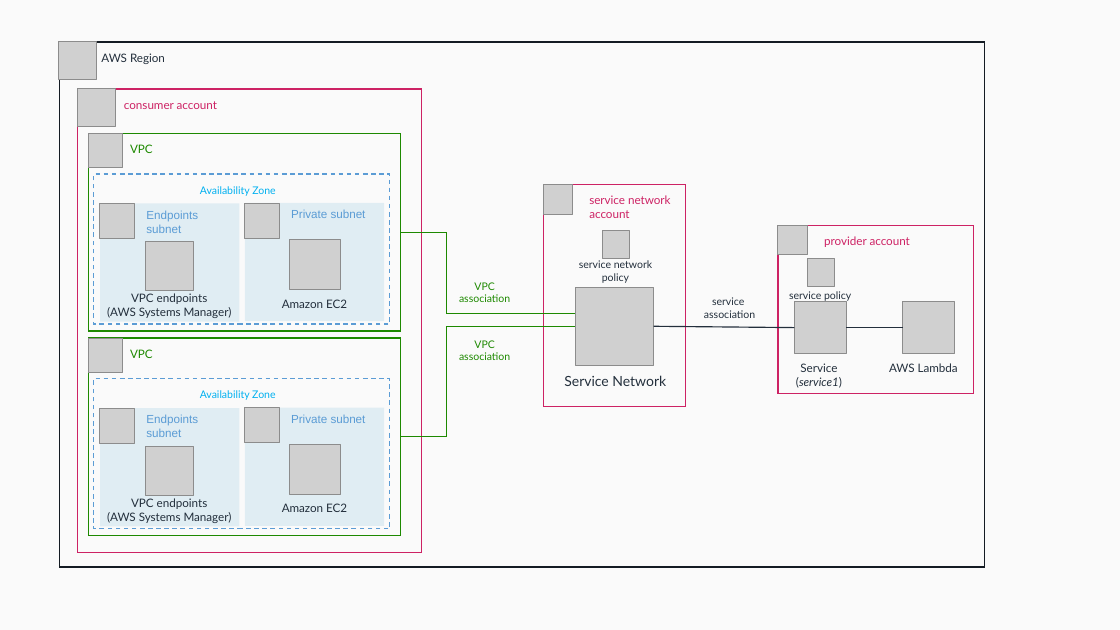
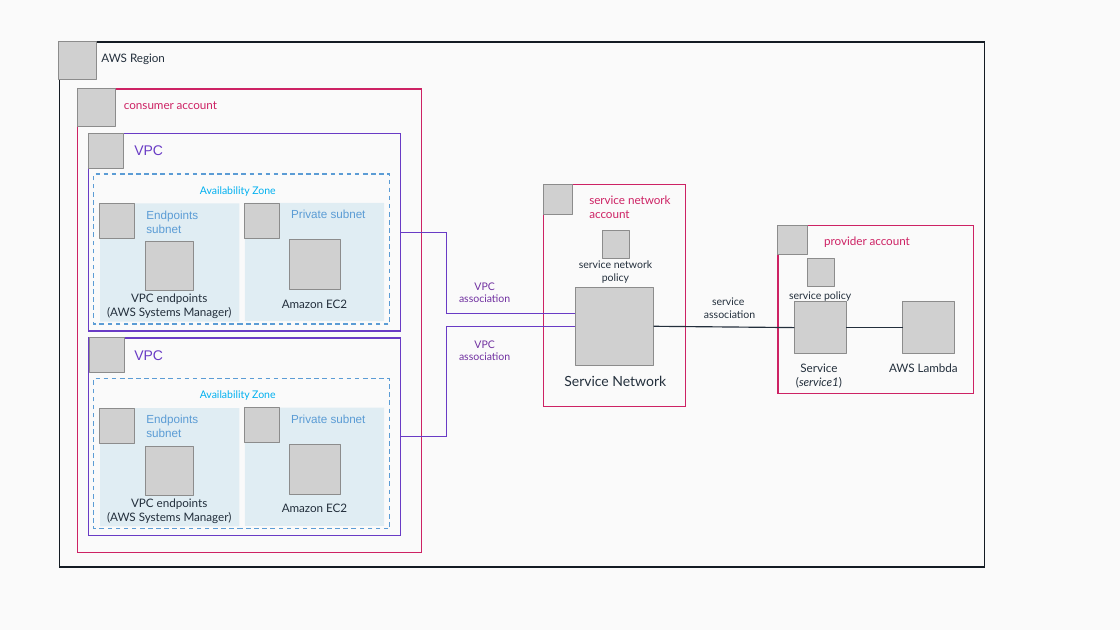
Before and after one commit to aws-samples/multi-account-architectures-amazon-vpc-lattice, a slide deck: slide 1 of images/architectures.pptx. Drawn at 1120x630 pixels with LibreOffice and Linux fonts; fonts in the diff are those of the drawing; grey boxes stand for pictures. Boxes give left, top, right and bottom in pixels: in the first picture for what was removed or moved away, otherwise in the second. Text is boxed around its words. In the diff, an @@ line names an element or a change of style, - is before the commit and + after.

```diff
--- a/images/architectures.pptx
+++ b/images/architectures.pptx
@@ rectangle "VPC" at [88,134,401,331]: size 10 to 12 pt, font Lato to Arial, text colour #1D8900 to #693BC5; outline #1D8900 1 pt to #693BC5 1 pt @@
@@ elbow line (401, 232) - (576, 314): stroke #1D8900 1 pt to #693BC5 1 pt @@
@@ text "VPC association" at [459,282,510,302]: text colour #1D8900 to #7030A0 @@
@@ elbow line (401, 437) - (576, 326): stroke #1D8900 1 pt to #693BC5 1 pt @@
@@ rectangle "VPC" at [88,338,401,535]: size 10 to 12 pt, font Lato to Arial, text colour #1D8900 to #693BC5; outline #1D8900 1 pt to #693BC5 1 pt @@
@@ text "VPC association" at [459,340,510,360]: text colour #1D8900 to #7030A0 @@
```
Also in this commit, not shown: 1 other slide changed.
